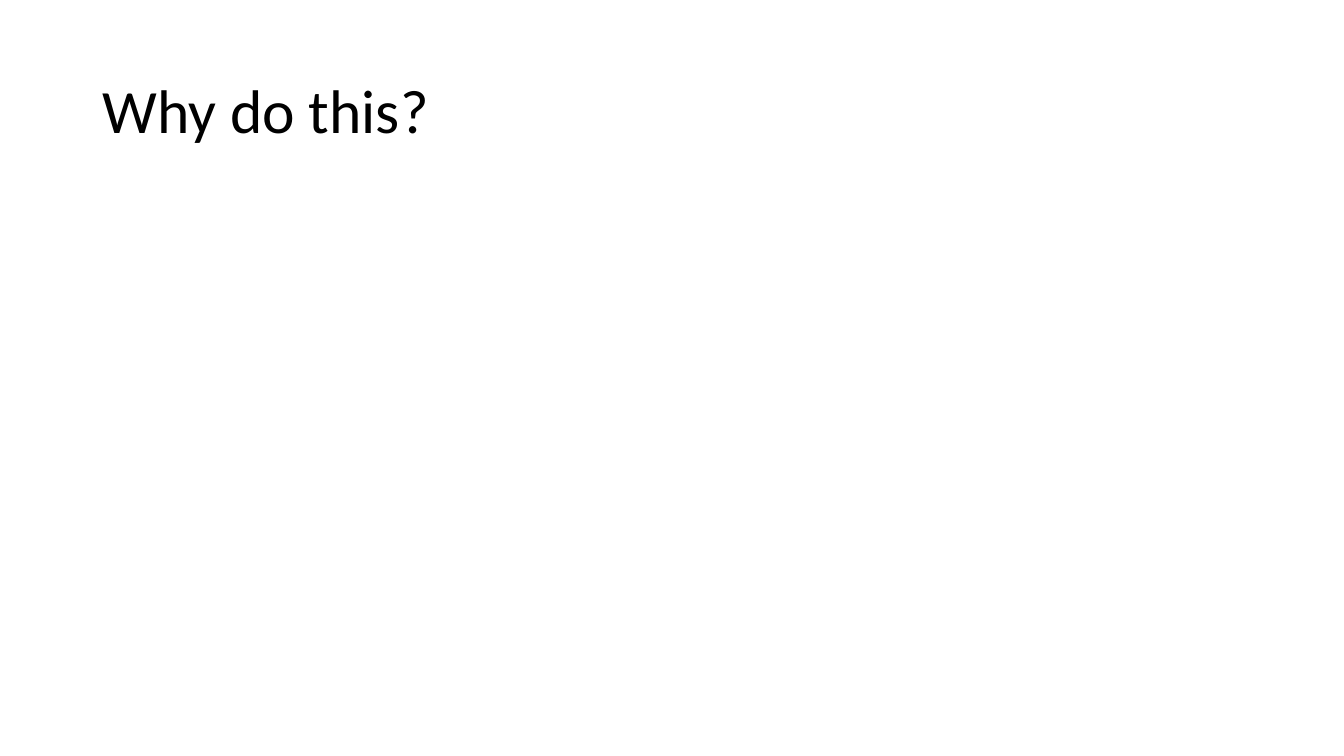
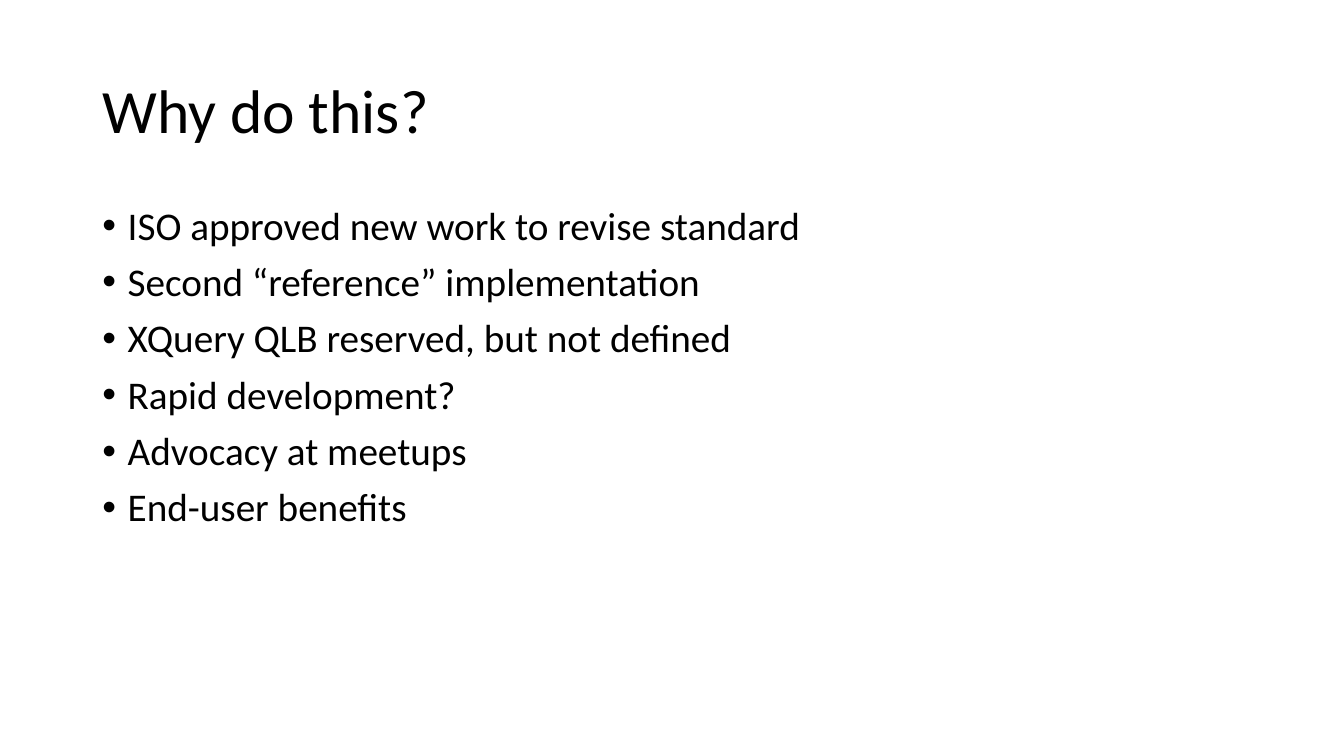
Before and after one commit to AndrewSales/XQS, a slide deck: slide 5 of Markup UK 2023 slides.pptx (slide 3 before the commit). Drawn at 1344x756 pixels with LibreOffice and Linux fonts; fonts in the diff are those of the drawing. Boxes give left, top, right and bottom in pixels: in the first picture for what was removed or moved away, otherwise in the second. Text is boxed around its words. In the diff, an @@ line names an element or a change of style, - is before the commit and + after.

```diff
--- a/Markup UK 2023 slides.pptx
+++ b/Markup UK 2023 slides.pptx
@@ text added at (128,212,800,522), 28 pt, text #000000 @@
+• ISO approved new work to revise standard
+• Second “reference” implementation
+• XQuery QLB reserved, but not defined
+• Rapid development?
+• Advocacy at meetups
+• End-user benefits
```
Also in this commit, not shown: 3 other slides changed, 11 slides added, 1 other file.
